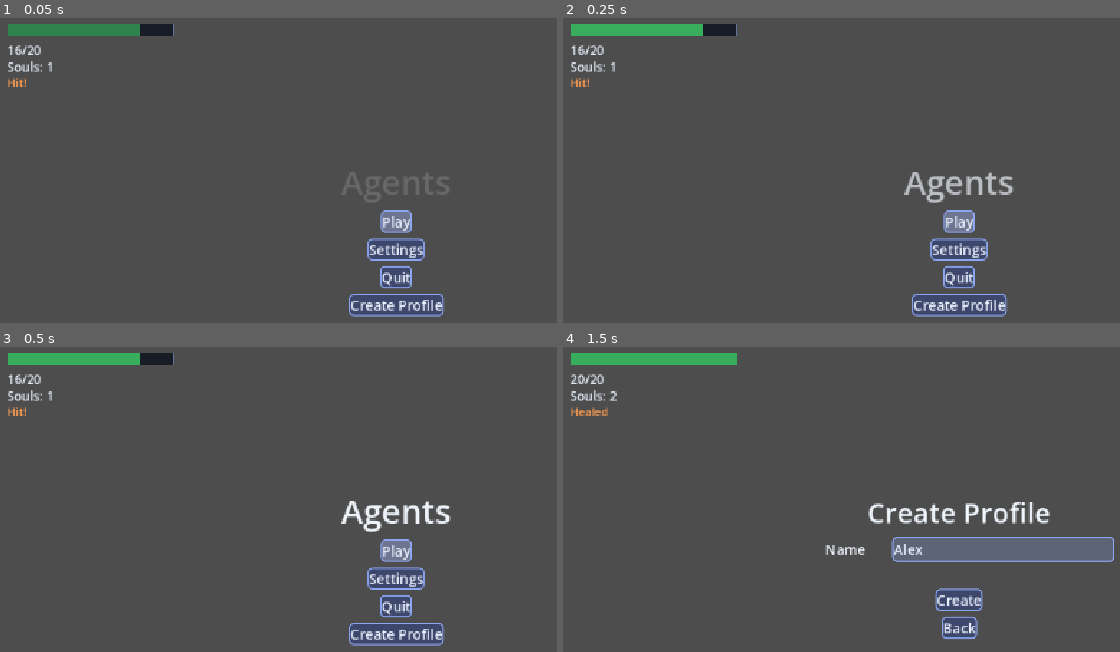
Above: before the commit, frames 1-4 (two rows, left to right).
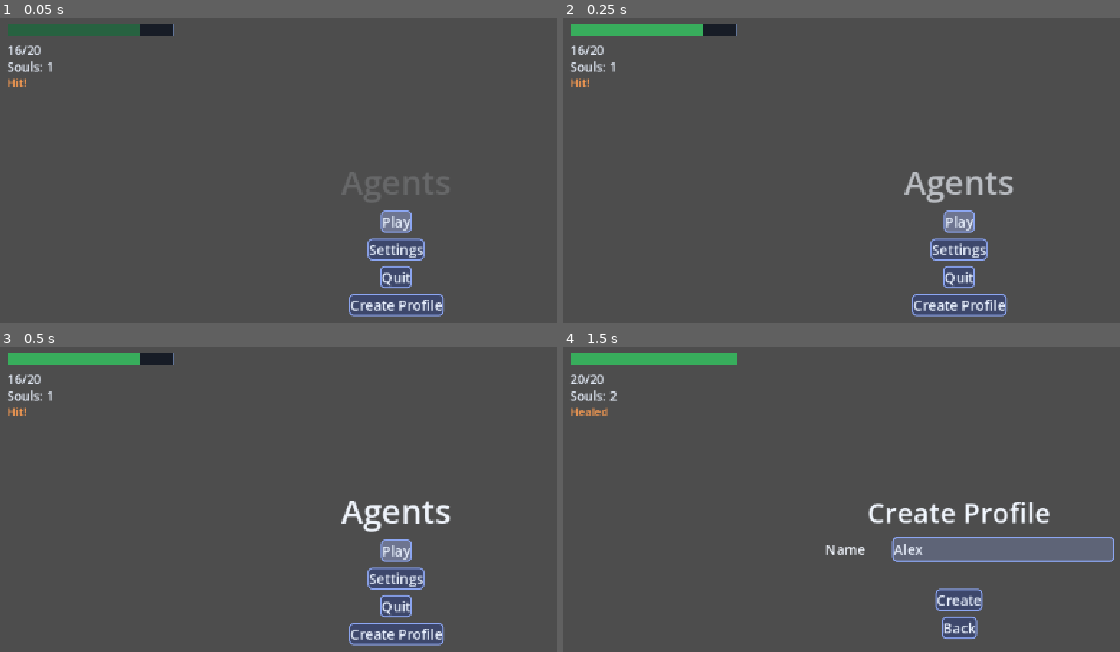
Above: after the commit, the same moments.

Repository: marcosdima/godot-fw
Game: Godot game, scene res://game/ui/main_menu.tscn
Same seed, same stepped clock (60 frames per second), same inputs: the game is played once before the commit and once after it.
Inputs (mouse positions are in pixels of both pictures, inside the frame that each line leads up to):
- Up to frame 1 (0.05 s): no input
- Up to frame 2 (0.25 s): no input
- Up to frame 3 (0.5 s): no input
- Up to frame 4 (1.5 s): tap Enter (ui_accept) at 0.5, 0.77 s; hold Up (ui_up) 0.53-1.25 s; click (958, 566) at 0.67 s; click (1003, 548) at 1.27 s; type "Alex" at 1.35 s

The runs differ from the first frame. In frame 1, 0.9% of the frame differs, in the area x 1-26%, y 1-6%; in frame 2, nothing differs; in frame 3, nothing differs; in frame 4, nothing differs.

Commit message:
ui: compose game screens in AppUI and self-restore the flash

Diff:
--- /dev/null
+++ b/game/ui/app_ui.gd
@@ -0,0 +1,85 @@
+extends Node
+class_name AppUI
+
+
+## Weak reference to the UIHost this composition drives. Held weakly so the
+## screens' action callbacks never keep a freed host alive.
+var _host_ref: WeakRef
+
+## The stack the game screens live on, owned by this composition.
+var _stack: ScreenStack = null
+
+## The settings state edited by the settings screen, kept across reopens.
+var _settings: AgentSettings = null
+
+## The settings screen, built once over its shared state.
+var _settings_ui: UIScreen = null
+
+## The create profile screen, built on demand.
+var _create_profile_ui: UIScreen = null
+
+
+## Composes the standard game screens on top of the given host and shows the
+## main menu. Synchronous; call after the host is inside a tree so building the
+## current screen can add its controls. Returns the AppUI that owns the
+## composition, which the caller must keep alive.
+static func compose(host: UIHost, quit: Callable = Callable()) -> AppUI:
+	var app := AppUI.new()
+	app._setup(host, quit)
+	return app
+
+
+## Enters the host after the tree finished setting up children, so the compose
+## can safely add the screen controls below the host.
+func _ready() -> void:
+	var host := get_parent() as UIHost
+	if host != null:
+		_enter.call_deferred(host)
+
+
+## Builds the screens on the scene-owned host, quitting through the running
+## game when the main menu Quit button is pressed.
+func _enter(host: UIHost) -> void:
+	_setup(host, func() -> void: get_tree().quit())
+
+
+## Wires the standard screens to the given host: a fresh stack, the settings
+## state shared with its screen, and the main menu on top of the stack.
+func _setup(host: UIHost, quit: Callable) -> void:
+	if not quit.is_valid():
+		quit = func() -> void: pass
+	_host_ref = weakref(host)
+	var stack := ScreenStack.new()
+	_stack = stack
+	var main_ui := UIMainMenu.build(
+		_open_settings,
+		quit,
+		_open_create_profile,
+	)
+	_settings = AgentSettings.new()
+	_settings_ui = UISettingsMenu.build(_settings, func() -> void: stack.pop())
+	host.setup(stack)
+	host.register(main_ui)
+	host.register(_settings_ui)
+	stack.push(main_ui.root)
+
+
+## Pushes the settings screen, reusing the shared state built at compose time.
+func _open_settings() -> void:
+	if _settings_ui != null and _stack.current != _settings_ui.root:
+		_stack.push(_settings_ui.root)
+
+
+## Pushes the create profile screen, building it the first time it is requested.
+func _open_create_profile() -> void:
+	if _create_profile_ui == null:
+		var host := _host_ref.get_ref() as UIHost
+		if host == null:
+			return
+		_create_profile_ui = UICreateProfile.build(
+			func(_profile_name: String) -> void: _stack.pop(),
+			func() -> void: _stack.pop(),
+		)
+		host.register(_create_profile_ui)
+	if _stack.current != _create_profile_ui.root:
+		_stack.push(_create_profile_ui.root)
--- a/game/ui/hud/hud_demo.gd
+++ b/game/ui/hud/hud_demo.gd
@@ -8,7 +8,7 @@
 ## Health ceiling of the demo target; the bar fills from this value.
 const VITALITY_MAX := 20.0
 
-## Duration of the damage flash on the bar in seconds.
+## Duration of the full out-and-back damage flash swing on the bar in seconds.
 const FLASH_DURATION := 0.15
 
 ## Opacity target of the damage flash playback.
@@ -139,8 +139,8 @@
 
 
 ## Runs a one-shot opacity dip on the vitality fill through the animation
-## system. The model modulate stays at 1.0 during playback; the finished and
-## stopped handlers clear the color back to opaque after the frame's tick.
+## system. The swing makes the track travel base -> target -> base within the
+## duration, so the fill is opaque again on its own when the playback ends.
 func _flash_damage() -> void:
 	if _flashing or _host == null:
 		return
@@ -150,6 +150,7 @@
 	var fade := UIAnimationDefinition.new()
 	fade.duration = FLASH_DURATION
 	fade.easing = UIAnimationDefinition.Easing.EASE_OUT
+	fade.swing = true
 	fade.add_track(&"modulate", FLASH_ALPHA)
 	var playback := UIAnimationPlayback.new(_bar_fill, fade)
 	playback.finished.connect(_on_flash_finished)
@@ -158,25 +159,10 @@
 	_flashing = true
 
 
-## Marks the flash over and schedules the opaque restore after the current
-## frame's playback tick applied the final dimmed frame.
+## Opens the gate for the next damage beat. The animation itself already
+## restored the fill to its base opacity; nothing is poked on the view.
 func _on_flash_finished() -> void:
 	_flashing = false
-	restore_after_flash.call_deferred()
-
-
-## Forces the surfaced fill back to opaque. The model modulate never left 1.0,
-## so the restore is a view-side poke: the playback's last frame applied the
-## dimmed color and nothing else will resync it.
-func restore_after_flash() -> void:
-	if _host == null:
-		return
-	var adapter := _host.get_hud_adapter()
-	if adapter == null:
-		return
-	var control := adapter.get_control(_bar_fill)
-	if control != null:
-		control.modulate = Color.WHITE
 
 
 ## Returns the HUD element tree this demo drives.
--- a/game/ui/main_menu.tscn
+++ b/game/ui/main_menu.tscn
@@ -1,7 +1,8 @@
-[gd_scene load_steps=3 format=3]
+[gd_scene load_steps=4 format=3]
 
 [ext_resource type="Script" path="res://game/ui/ui_host.gd" id="1_host"]
 [ext_resource type="Script" path="res://game/ui/hud/hud_demo.gd" id="2_hud"]
+[ext_resource type="Script" path="res://game/ui/app_ui.gd" id="3_app"]
 
 [node name="MainMenu" type="Control"]
 layout_mode = 3
@@ -14,3 +15,6 @@
 
 [node name="HudDemo" type="Node" parent="."]
 script = ExtResource("2_hud")
+
+[node name="AppUI" type="Node" parent="."]
+script = ExtResource("3_app")
--- a/game/ui/ui_host.gd
+++ b/game/ui/ui_host.gd
@@ -20,15 +20,6 @@
 ## Set when the current screen was rebuilt and still needs its final arrange.
 var _pending_arrange := false
 
-## The settings screen pushed by the main menu.
-var _settings_ui: UIScreen = null
-
-## The settings state edited by the settings screen.
-var _agent_settings: AgentSettings = null
-
-## The create profile screen pushed by the main menu, built on demand.
-var _create_profile_ui: UIScreen = null
-
 ## The input currently being edited natively, or null.
 var _editing: UIElement = null
 
@@ -42,13 +33,12 @@
 var _hud_control: Control = null
 
 
-## Initializes the host from a scene: builds the standard screens on top of a
-## fresh stack. Programmatic hosts call setup() instead.
+## Prepares the host control and attaches any HUD materialized before the host
+## entered the tree. The game composes the screens on top of this host (see
+## AppUI); programmatic hosts call setup() instead of relying on this.
 func _ready() -> void:
 	set_anchors_preset(Control.PRESET_FULL_RECT)
 	mouse_filter = Control.MOUSE_FILTER_STOP
-	if _stack == null:
-		_initialize_default_screens()
 	_attach_hud_control()
 
 
@@ -176,8 +166,11 @@
 	elif event is InputEventMouseButton and event.pressed and (event as InputEventMouseButton).button_index == MOUSE_BUTTON_LEFT:
 		if hovered is UIButton:
 			(hovered as UIButton).press()
-		elif hovered is UIInput and _current.group.get_focused() != hovered:
+		elif hovered is UIInput and (_current.group.get_focused() != hovered or _editing != hovered):
 			_current.group.focus(hovered)
+			if _editing != hovered:
+				_adapter.activate_input(hovered)
+				_editing = hovered
 
 
 ## Maps navigation and submit input to the current screen's selection group.
@@ -265,41 +258,3 @@
 	if _current.group.get_focused() != element:
 		return
 	_current.group.next()
-
-
-## Creates the standard main and settings screens and shows the main menu.
-func _initialize_default_screens() -> void:
-	var stack := ScreenStack.new()
-	var main_ui := UIMainMenu.build(
-		func() -> void: _open_settings(),
-		func() -> void: get_tree().quit(),
-		func() -> void: _open_create_profile()
-	)
-	_agent_settings = AgentSettings.new()
-	_settings_ui = UISettingsMenu.build(_agent_settings, func() -> void: stack.pop())
-	setup(stack)
-	register(main_ui)
-	register(_settings_ui)
-	stack.push(main_ui.root)
-
-
-## Pushes the create profile screen, building it the first time it is requested.
-func _open_create_profile() -> void:
-	if _create_profile_ui == null:
-		_create_profile_ui = UICreateProfile.build(
-			func(_profile_name: String) -> void: _stack.pop(),
-			func() -> void: _stack.pop()
-		)
-		register(_create_profile_ui)
-	if _stack.current != _create_profile_ui.root:
-		_stack.push(_create_profile_ui.root)
-
-
-## Pushes the settings screen, building it the first time it is requested.
-func _open_settings() -> void:
-	if _settings_ui == null:
-		_agent_settings = AgentSettings.new()
-		_settings_ui = UISettingsMenu.build(_agent_settings, func() -> void: _stack.pop())
-		register(_settings_ui)
-	if _stack.current != _settings_ui.root:
-		_stack.push(_settings_ui.root)
--- a/tests/game/ui/hud/test_ui_host_hud.gd
+++ b/tests/game/ui/hud/test_ui_host_hud.gd
@@ -2,6 +2,7 @@
 
 
 var _host: UIHost = null
+var _app: AppUI = null
 var _demo: HudDemo = null
 
 
@@ -10,8 +11,17 @@
 	_demo = HudDemo.new()
 	_host.add_child(_demo)
 	add_child_autofree(_host)
+	_app = AppUI.compose(_host)
 	_demo.set_process(false)
 	await get_tree().process_frame
+
+
+func after_each() -> void:
+	if _app != null:
+		_app.free()
+		_app = null
+	_demo = null
+	_host = null
 
 
 func _press(keycode: Key) -> void:
--- a/tests/game/ui/test_ui_host.gd
+++ b/tests/game/ui/test_ui_host.gd
@@ -2,14 +2,19 @@
 
 
 var _host: UIHost = null
+var _app: AppUI = null
 
 
 func before_each() -> void:
 	_host = UIHost.new()
 	add_child_autofree(_host)
+	_app = AppUI.compose(_host)
 
 
 func after_each() -> void:
+	if _app != null:
+		_app.free()
+		_app = null
 	_host = null
 
 
@@ -203,6 +208,50 @@
 	assert_eq(main_control.get_child_count(), 5)
 
 
+func test_non_control_node_children_survive_screen_swaps() -> void:
+	await wait_frames(1)
+	var sibling := Node.new()
+	sibling.name = "sibling"
+	_host.add_child(sibling)
+	assert_same(sibling.get_parent(), _host)
+	_press(KEY_DOWN)
+	_press(KEY_ENTER)
+	await wait_frames(1)
+	assert_eq(_host.get_current_screen().root.name, "settings_root")
+	assert_same(sibling.get_parent(), _host)
+	assert_true(is_instance_valid(sibling))
+	_press(KEY_ESCAPE)
+	await wait_frames(1)
+	assert_eq(_host.get_current_screen().root.name, "main_root")
+	assert_same(sibling.get_parent(), _host)
+	assert_true(is_instance_valid(sibling))
+
+
+func test_scene_auto_composes_the_host_like_compose() -> void:
+	var scene: Node = (load("res://game/ui/main_menu.tscn") as PackedScene).instantiate()
+	add_child_autofree(scene)
+	await get_tree().process_frame
+	await get_tree().process_frame
+	var host := scene as UIHost
+	assert_not_null(host.get_current_screen())
+	assert_eq(host.get_current_screen().root.name, "main_root")
+	assert_not_null(host.get_hud_adapter())
+	_press_on(host, KEY_DOWN)
+	_press_on(host, KEY_ENTER)
+	await get_tree().process_frame
+	assert_eq(host.get_current_screen().root.name, "settings_root")
+	_press_on(host, KEY_ESCAPE)
+	await get_tree().process_frame
+	assert_eq(host.get_current_screen().root.name, "main_root")
+
+
+func _press_on(target: UIHost, keycode: Key) -> void:
+	var event := InputEventKey.new()
+	event.keycode = keycode
+	event.pressed = true
+	target._unhandled_input(event)
+
+
 func _open_create_profile() -> void:
 	await wait_frames(1)
 	_press(KEY_DOWN)
@@ -249,6 +298,20 @@
 	_mouse_click(_create_field().get_global_rect().get_center())
 	assert_same(_host._editing, _create_input())
 	assert_true(_create_field().editable)
+	assert_eq(_host.get_current_screen().group.get_focused().name, "name_input")
+
+
+func test_clicking_a_focused_but_inert_field_starts_editing() -> void:
+	await _open_create_profile()
+	var field := _create_field()
+	_press(KEY_ESCAPE)
+	assert_null(_host._editing)
+	assert_eq(_host.get_current_screen().group.get_focused().name, "name_input")
+	assert_false(field.editable)
+	await _prepare_geometry()
+	_mouse_click(field.get_global_rect().get_center())
+	assert_same(_host._editing, _create_input())
+	assert_true(field.editable)
 	assert_eq(_host.get_current_screen().group.get_focused().name, "name_input")
 
 
Not shown, added: game/ui/app_ui.gd.uid
Not shown, changed: docs/ARCHITECTURE.md
Not shown, changed: docs/ui/UI.md
